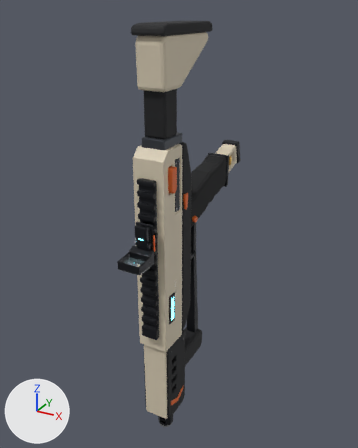
What one commit did to the FBX model unity/Assets/Ballon/Generated/BASIC-06-v2.1.fbx.
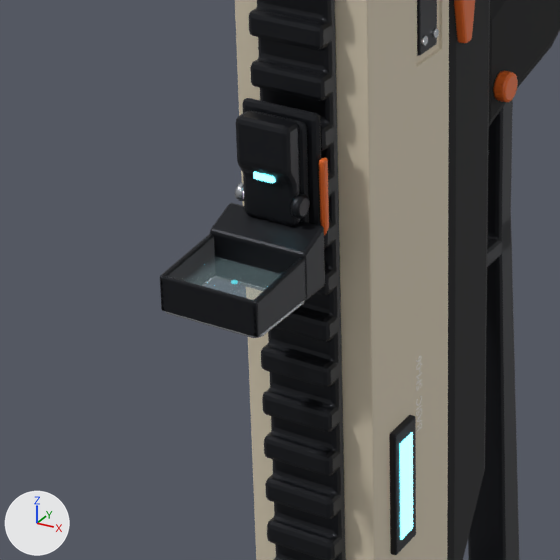
Each version is shown whole from a 50 mm lens placed at (0.284, -0.559, 0.236), pointed at (-0.015, -0.014, -0.036), then close up on the part from 23% to 58% of the width and 45% to 73% of the height. Arrows for +X, +Y and +Z are at lower left; the lights stay in place. The last two pictures show the newer version. Where no turn or scale is listed for an object, it has been applied to the vertices. Vertices at exactly the same position are counted once.

In view in the first close-up: 'counter_bezel', 'grip', 'loop', 'lower', 'rail', 'sight_base', 'sight_body', 'sight_emitter', 'sight_frame', 'sight_frame_trim', 'sight_glass', 'sight_mount', 'trigger_guard', 'upper' and 9 more.
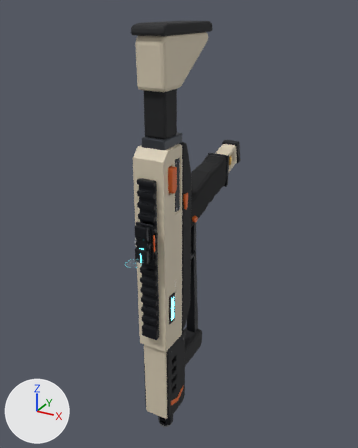
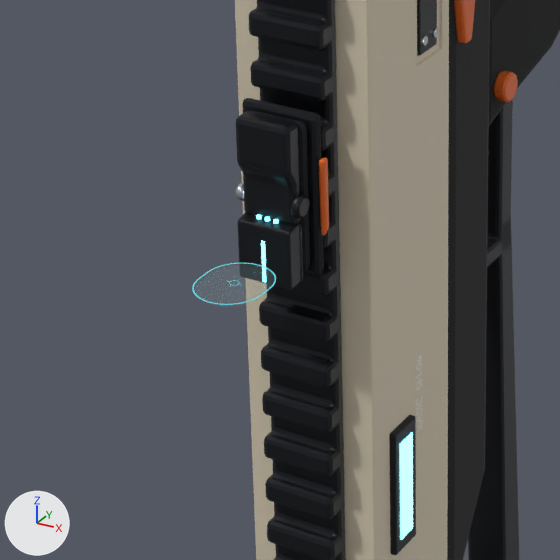
The change, as a list of edits to the scene's bpy script:
```text
Change me_sight_base_001:
    remove me_sight_base_001.from_pydata(...)  # 56 vertices, 54 faces; spans x -0.0146..0.0146, y -0.1366..-0.1265, z -0.0366..-0.0193
    remove me_sight_base_001.materials.append(mat_mt_anodized_aaa_standard)  # black #202227
    add me_sight_base_001.from_pydata(...)  # 48 vertices, 46 faces; spans x -0.008..0.008, y -0.1285..-0.1265, z -0.0366..-0.0194
    me_sight_base_001 part 3: the whole mesh is rebuilt
    add me_sight_base_001.materials.append(mat_mt_sight_anod_aaa_standard)  # black #202227
Change me_sight_glass:
    used by ob_sight_glass; parent = ob_sight_mount; location = (0.0, -0.121, -0.013)
    remove me_sight_glass.from_pydata(...)  # 8 vertices, 6 faces; spans x -0.013..0.013, y 0.137..0.157, z 0.03..0.0308
    remove me_sight_glass.materials.append(mat_mt_glass_aaa_standard)  # cyan #bfe3ea
    add me_sight_glass.from_pydata(...)  # 88 vertices, 46 faces; spans x -0.009..0.009, y 0.136..0.158, z 0.03..0.0308
    me_sight_glass part 2: the whole mesh is rebuilt
    add me_sight_glass.materials.append(mat_mt_glass_scope_aaa_standard)  # cyan #bfe3ea
Change me_sight_emitter_001:
    remove me_sight_emitter_001.from_pydata(...)  # 56 vertices, 54 faces; spans x -0.003..0.003, y -0.1324..-0.1306, z -0.0075..-0.0055
    add me_sight_emitter_001.from_pydata(...)  # 56 vertices, 54 faces; spans x -0.0006..0.0006, y -0.1335..-0.1331, z -0.036..-0.024
    me_sight_emitter_001 part 1: 56 of 56 vertices moved; they spanned x -0.003..0.003, y -0.1324..-0.1306, z -0.0075..-0.0055 and now span x -0.0006..0.0006, y -0.1335..-0.1331, z -0.036..-0.024; mean shift (0.0, -0.0018, -0.0235)
Remove ob_sight_frame:
    ob_sight_frame = bpy.data.objects.new('sight_frame', me_sight_frame_001)
Remove ob_sight_frame_trim:
    ob_sight_frame_trim = bpy.data.objects.new('sight_frame_trim', me_sight_frame_trim_001)
Change ob_socket_eye:
    remove ob_socket_eye.parent = ob_sight_frame
Add ob_sight_block:
    ob_sight_block = bpy.data.objects.new('sight_block', me_sight_block_001)  # 56 vertices, 54 faces; spans x -0.008..0.008, y -0.1333..-0.128, z -0.0366..-0.0191; in mat_mt_sight_anod_aaa_standard (black #202227)
    ob_sight_block.location = (0.0, 0.0, 0.0)
Add ob_sight_status:
    ob_sight_status = bpy.data.objects.new('sight_status', me_sight_status)  # a 12-sided cylinder along z spanning x -0.00328..-0.00192, y -0.13168..-0.13032, z -0.0192..-0.0184; a 12-sided cylinder along z spanning x -0.00068..0.00068, y -0.13168..-0.13032, z -0.0192..-0.0184; a 12-sided cylinder along z spanning x 0.00192..0.00328, y -0.13168..-0.13032, z -0.0192..-0.0184; in mat_mt_energy_aaa_standard (cyan #5fd3e0, glowing cyan #5fd3e0)
    ob_sight_status.location = (0.0, 0.0, 0.0)
Add ob_sight_line:
    ob_sight_line = bpy.data.objects.new('sight_line', me_sight_line_001)  # 176 vertices, 92 faces; spans x -0.0095..0.0095, y -0.1585..-0.1355, z -0.03; in mat_mt_sight_line_aaa_standard (black #000000, glowing cyan #5fd3e0)
    ob_sight_line.location = (0.0, 0.0, 0.0)
```

Boxes (x1, y1, x2, y2) around the edits, measured in the close-ups (560 x 560 px):
'sight_frame', deleted (black)
    before: (160, 234, 306, 337)
'sight_base', reshaped
    before: (210, 203, 325, 300)
    after: (299, 223, 303, 281)
'sight_block', added (black)
    after: (238, 212, 301, 290)
'sight_glass', reshaped
    before: (181, 256, 282, 300)
    after: (194, 264, 274, 307)
'sight_frame_trim', deleted (mostly hidden)
    before: (165, 301, 304, 338)
'sight_emitter', reshaped
    before: (253, 172, 276, 183)
    after: (261, 240, 266, 268)
'sight_line', added
    after: (192, 263, 276, 305)
'sight_status', added
    after: (256, 214, 279, 224)
